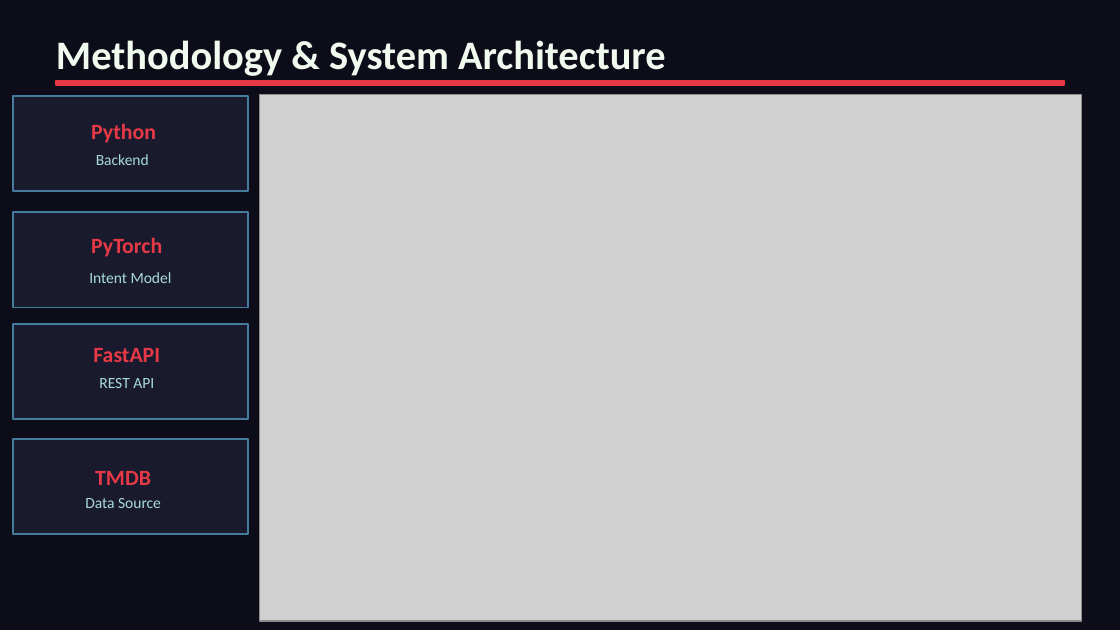
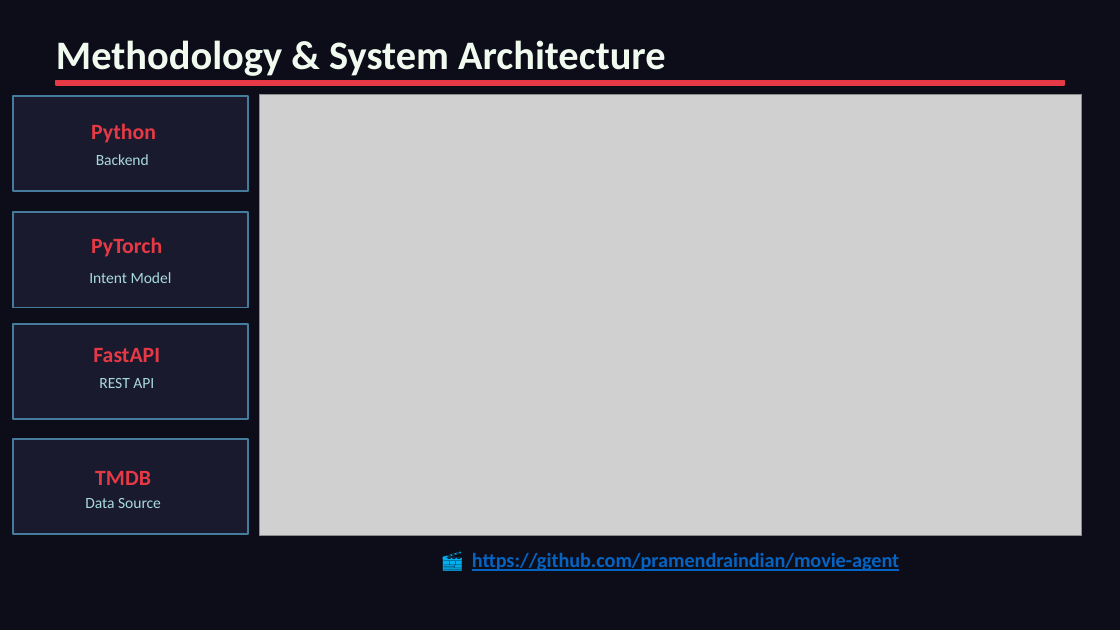
Before and after one commit to pramendraindian/movie-agent, a slide deck: slide 3 of diagrams/CineGenie_ProjectReport.pptx. Drawn at 1120x630 pixels with LibreOffice and Linux fonts; fonts in the diff are those of the drawing; grey boxes stand for pictures. Boxes give left, top, right and bottom in pixels: in the first picture for what was removed or moved away, otherwise in the second. Text is boxed around its words. In the diff, an @@ line names an element or a change of style, - is before the commit and + after.

```diff
--- a/diagrams/CineGenie_ProjectReport.pptx
+++ b/diagrams/CineGenie_ProjectReport.pptx
@@ picture: place and size @@
-picture at bbox=[260, 94, 1082, 622]
+picture at bbox=[260, 94, 1082, 535]
@@ text added at bbox=[472, 553, 899, 571], 13 pt, text #0563C1, bold, underline @@
+🎬 https://github.com/pramendraindian/movie-agent
```
Also in this commit, not shown: 3 other slides changed, 1 slide added, 2 other files.
